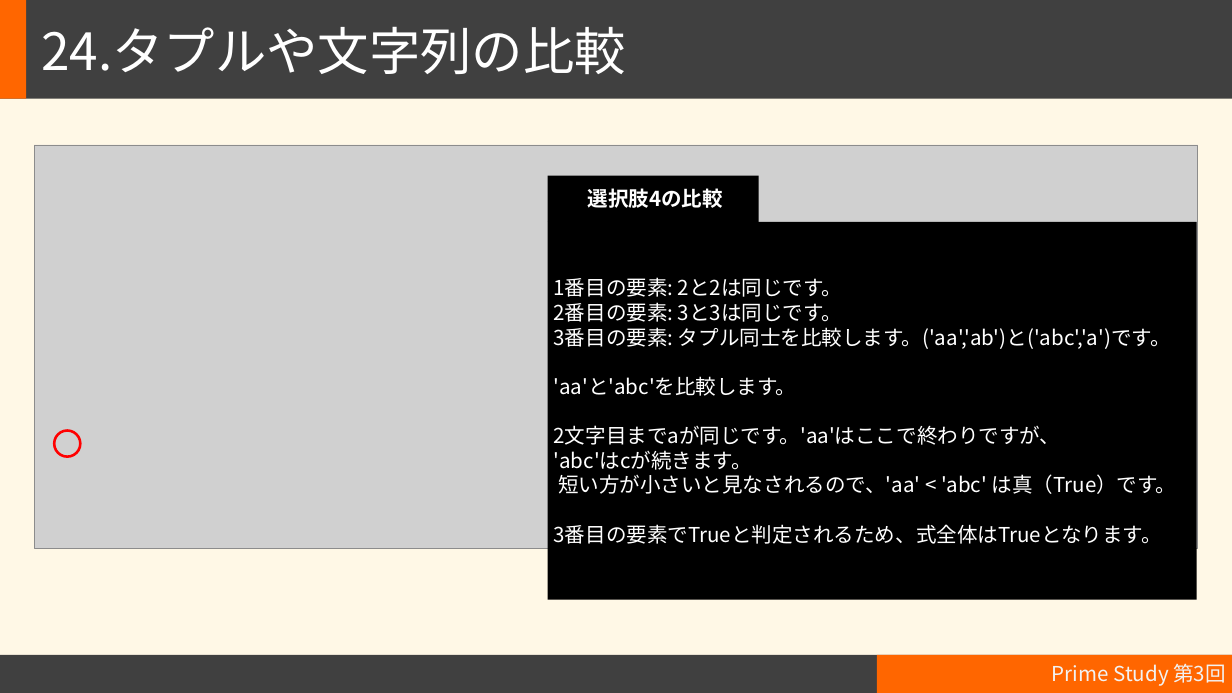
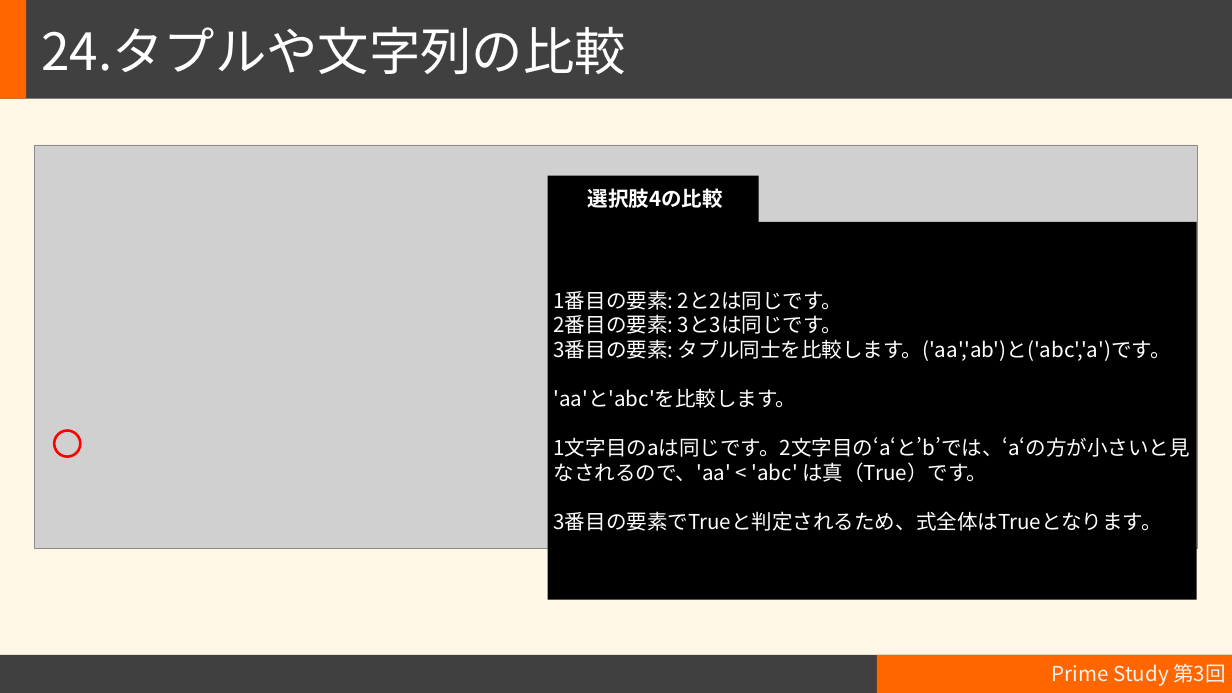
Before and after one commit to hirokobird/Certified-Py3-Engineer-Basic, a slide deck: slide 15 of primestudy/【TK_Edit】Prime_Study_03.pptx. Drawn at 1232x693 pixels with LibreOffice and Linux fonts; fonts in the diff are those of the drawing; grey boxes stand for pictures. Boxes give left, top, right and bottom in pixels: in the first picture for what was removed or moved away, otherwise in the second. Text is boxed around its words. In the diff, an @@ line names an element or a change of style, - is before the commit and + after.

```diff
--- a/primestudy/【TK_Edit】Prime_Study_03.pptx
+++ b/primestudy/【TK_Edit】Prime_Study_03.pptx
@@ text in rectangle at [554,437,1190,482]: text changed @@
-2文字目までaが同じです。'aa'はここで終わりですが、
-'abc'はcが続きます。
-短い方が小さいと見なされるので、'aa' < 'abc' は真（True）です。
+1文字目のaは同じです。2文字目の‘a‘と’b’では、‘a‘の方が小さいと見なされるので、'aa' < 'abc' は真（True）です。
```
Also in this commit, not shown: 8 other files.
